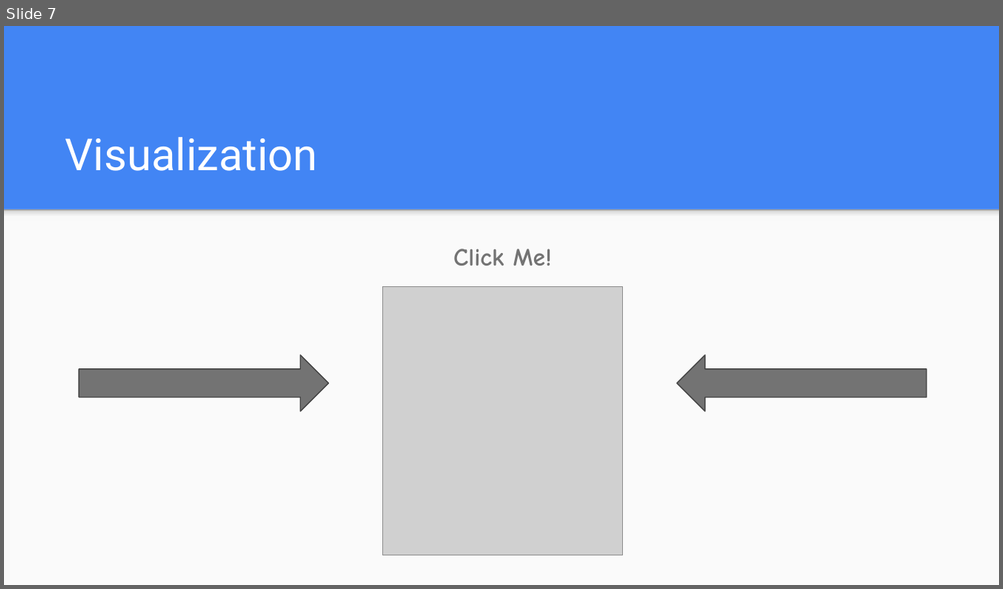
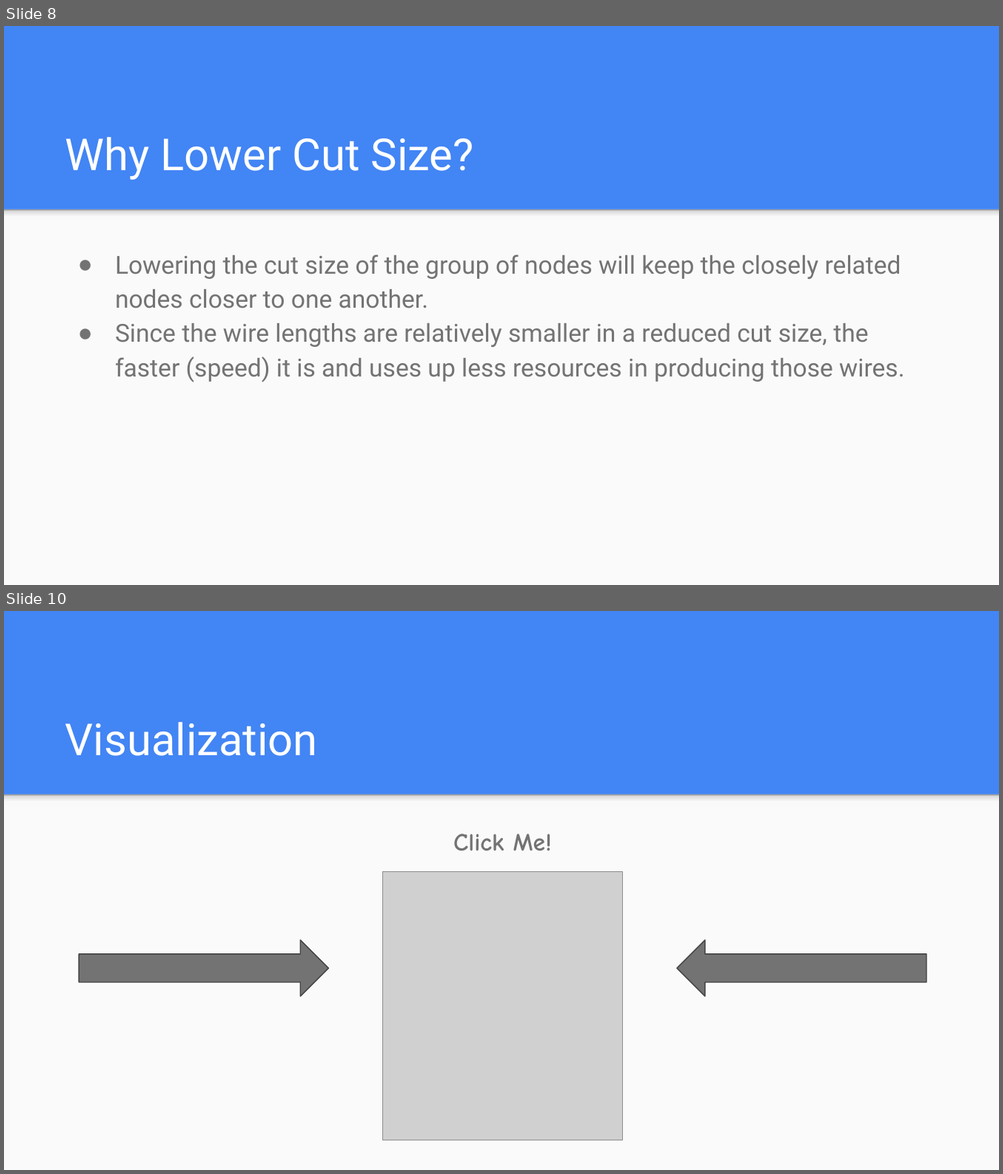
Before and after one commit to shanmathig/stemgtri2022, a slide deck: Cipher.pptx. Shown one above the other, each under a label of ours: slide 7 before the commit, slides 8 and 10 after it; the slides between them are not shown. The pictures are 1003x589 and 1003x1174 pixels, drawn with LibreOffice and Linux fonts; fonts in the diff are those of the drawing; grey boxes stand for pictures. Boxes give left, top, right and bottom in pixels: in the first picture for what was removed or moved away, otherwise in the second. Text is boxed around its words. In the diff, an @@ line names an element or a change of style, - is before the commit and + after.

```diff
--- a/Cipher.pptx
+++ b/Cipher.pptx
@@ slide 8 added at (4, 26, 999, 585), background #4285F4; not listed: 2 template elements that a slide beside it also shows @@
@@ title added at (65, 137, 474, 180), 32 pt, text #FFFFFF @@
+Why Lower Cut Size?
@@ text added at (115, 255, 904, 383), 18 pt, text #737373 @@
+● Lowering the cut size of the group of nodes will keep the closely related nodes closer to one another.
+● Since the wire lengths are relatively smaller in a reduced cut size, the faster (speed) it is and uses up less resources in producing those wires.
@@ what was slide 7 is now slide 10 @@
```
Also in this commit, not shown: 3 slides changed, 3 other slides added.
